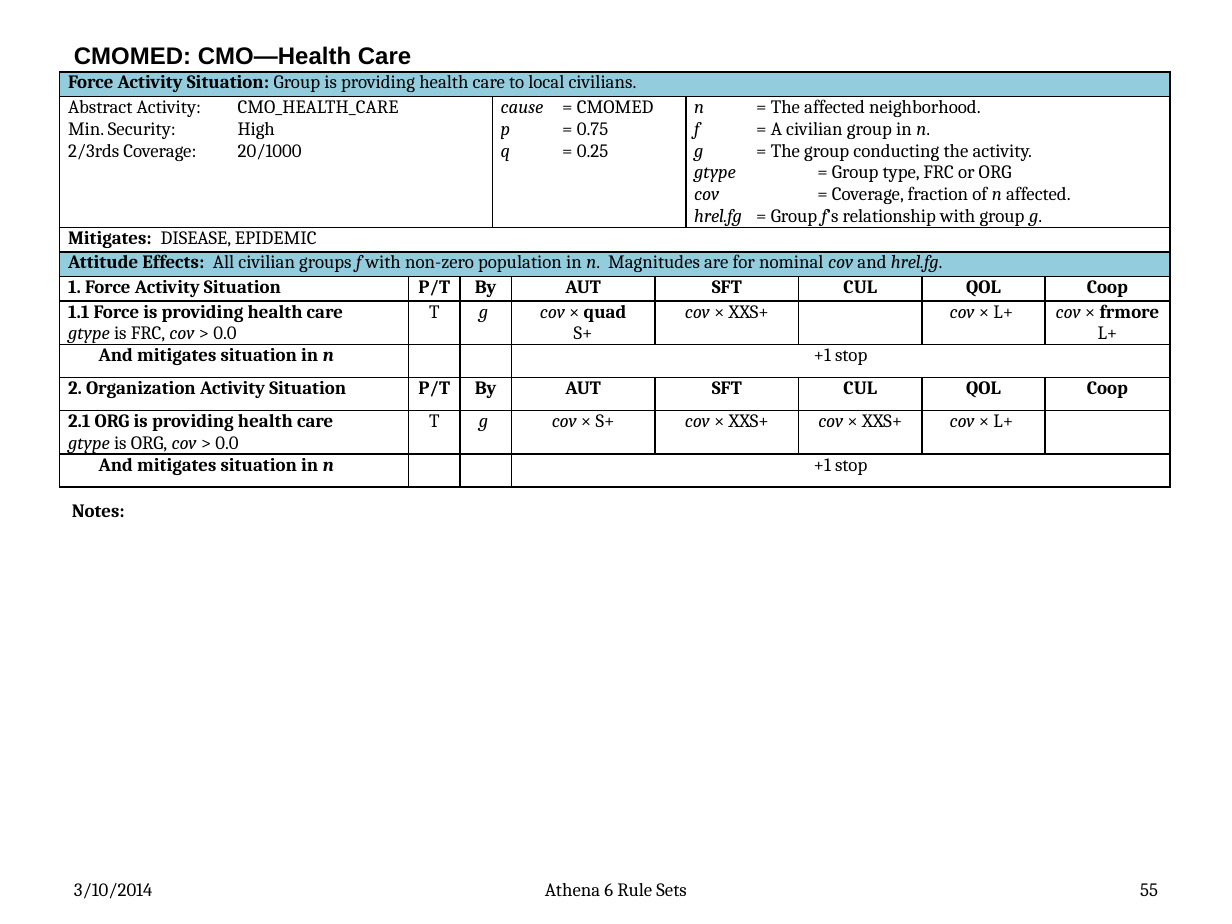
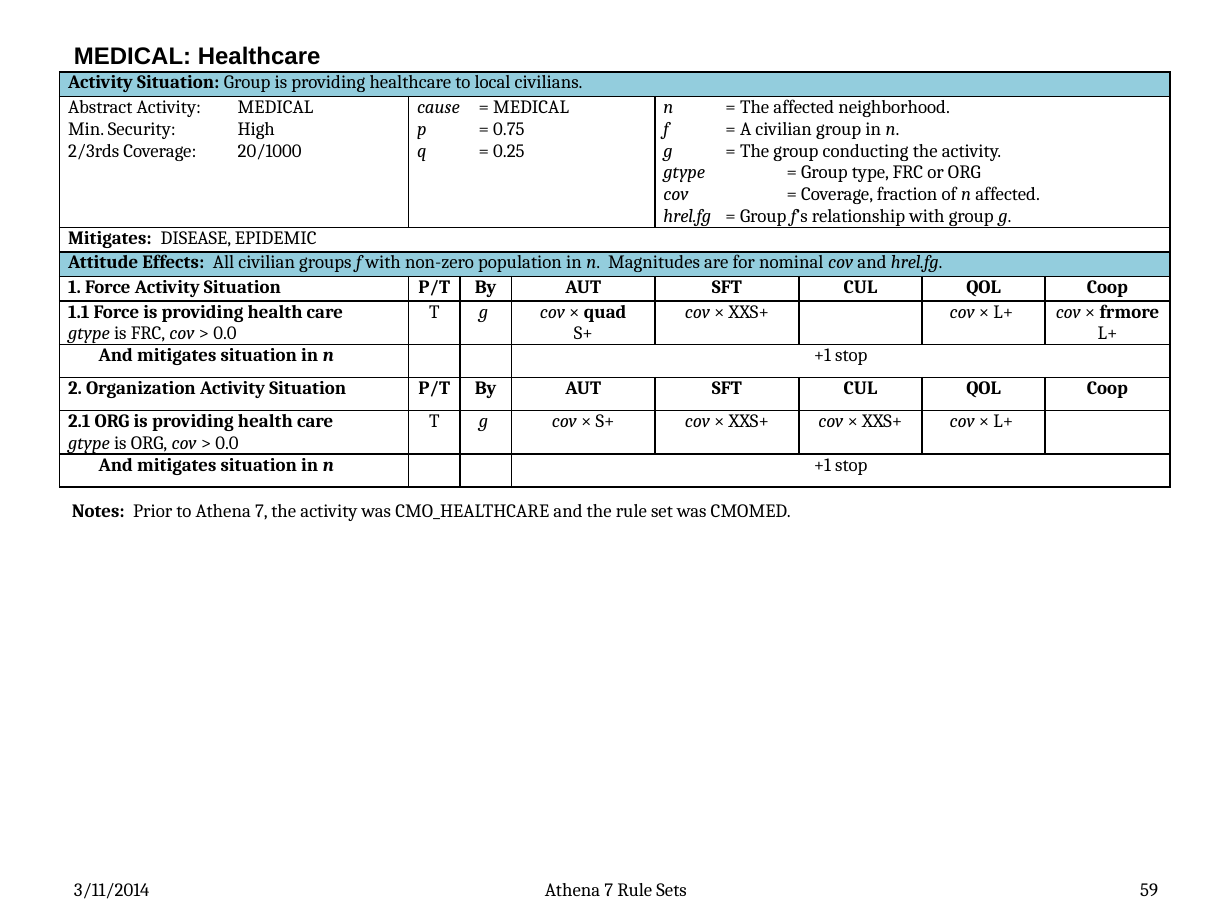
Before and after one commit to AthenaModel/athena-legacy, a slide deck: slide 59 of docs/dev/rules.pptx (slide 55 before the commit). Drawn at 1232x924 pixels with LibreOffice and Linux fonts; fonts in the diff are those of the drawing. Boxes give left, top, right and bottom in pixels: in the first picture for what was removed or moved away, otherwise in the second. Text is boxed around its words. In the diff, an @@ line names an element or a change of style, - is before the commit and + after.

Commit message:
Fixed Bug #{4429}
Renamed all of the activity and actsit rule set names according to the
attached memo.  Updated the code, the tests, and the documentation.

```diff
--- a/docs/dev/rules.pptx
+++ b/docs/dev/rules.pptx
@@ title at box(74, 46, 321, 65): text changed @@
-CMOMED: CMO—Health Care
+MEDICAL: Healthcare
@@ table at box(59, 71, 1170, 494) @@
-column 1, row 1: Force Activity Situation: Group is providing health care to local civilians.
+column 1, row 1: Activity Situation: Group is providing healthcare to local civilians.
-column 1, row 2: Abstract Activity: CMO_HEALTH_CARE / Min. Security: High / 2/3rds Coverage: 20/1000
+column 1, row 2: Abstract Activity: MEDICAL / Min. Security: High / 2/3rds Coverage: 20/1000
-column 2, row 2: 
+column 2, row 2: cause = MEDICAL / p = 0.75 / q = 0.25
-column 4:  | cause = CMOMED / p = 0.75 / q = 0.25 |  |  |  |  |  |  |  | 
-column 6:  |  |  |  | SFT | cov × XXS+ |  | SFT | cov × XXS+ | 
-column 7:  | n = The affected neighborhood. / f = A civilian group in n. / g = The group conducting the activity. / gtype = Group type, FRC or ORG / cov = Coverage, fraction of n affected. / hrel.fg = Group f’s relationship with group g. |  |  |  |  |  |  |  | 
+column 5:  | n = The affected neighborhood. / f = A civilian group in n. / g = The group conducting the activity. / gtype = Group type, FRC or ORG / cov = Coverage, fraction of n affected. / hrel.fg = Group f’s relationship with group g. |  |  | SFT | cov × XXS+ |  | SFT | cov × XXS+ | 
@@ text at box(72, 504, 791, 521): text changed; bold off @@
-Notes:
+Notes: Prior to Athena 7, the activity was CMO_HEALTHCARE and the rule set was CMOMED.
@@ text at box(74, 883, 149, 899): text changed @@
-3/10/2014
+3/11/2014
@@ text at box(545, 883, 686, 896): text changed @@
-Athena 6 Rule Sets
+Athena 7 Rule Sets
@@ page number at box(1140, 883, 1158, 896): text changed @@
-55
+59
```
Also in this commit, not shown: 72 other slides changed, 16 other files.
